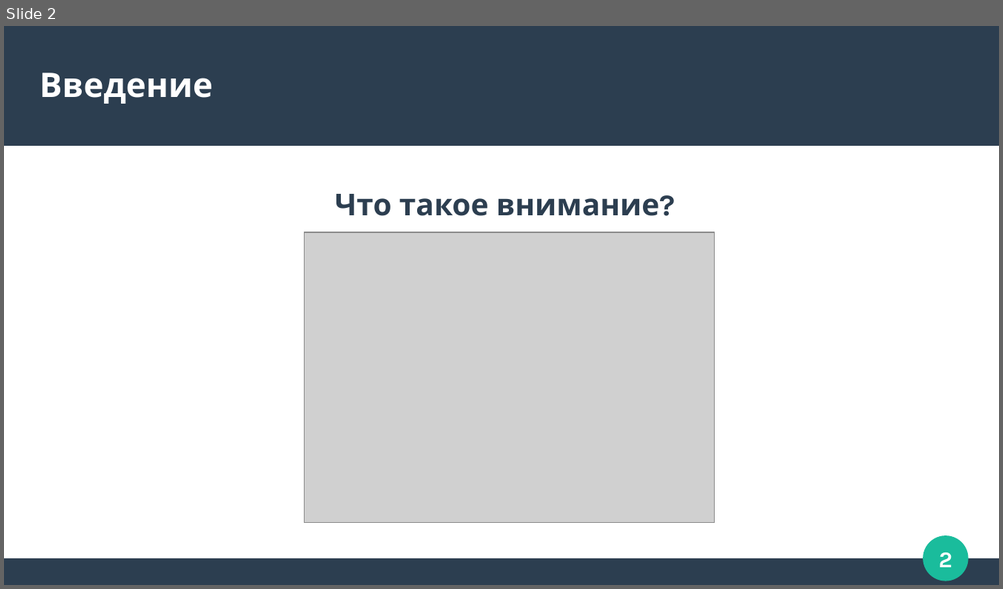
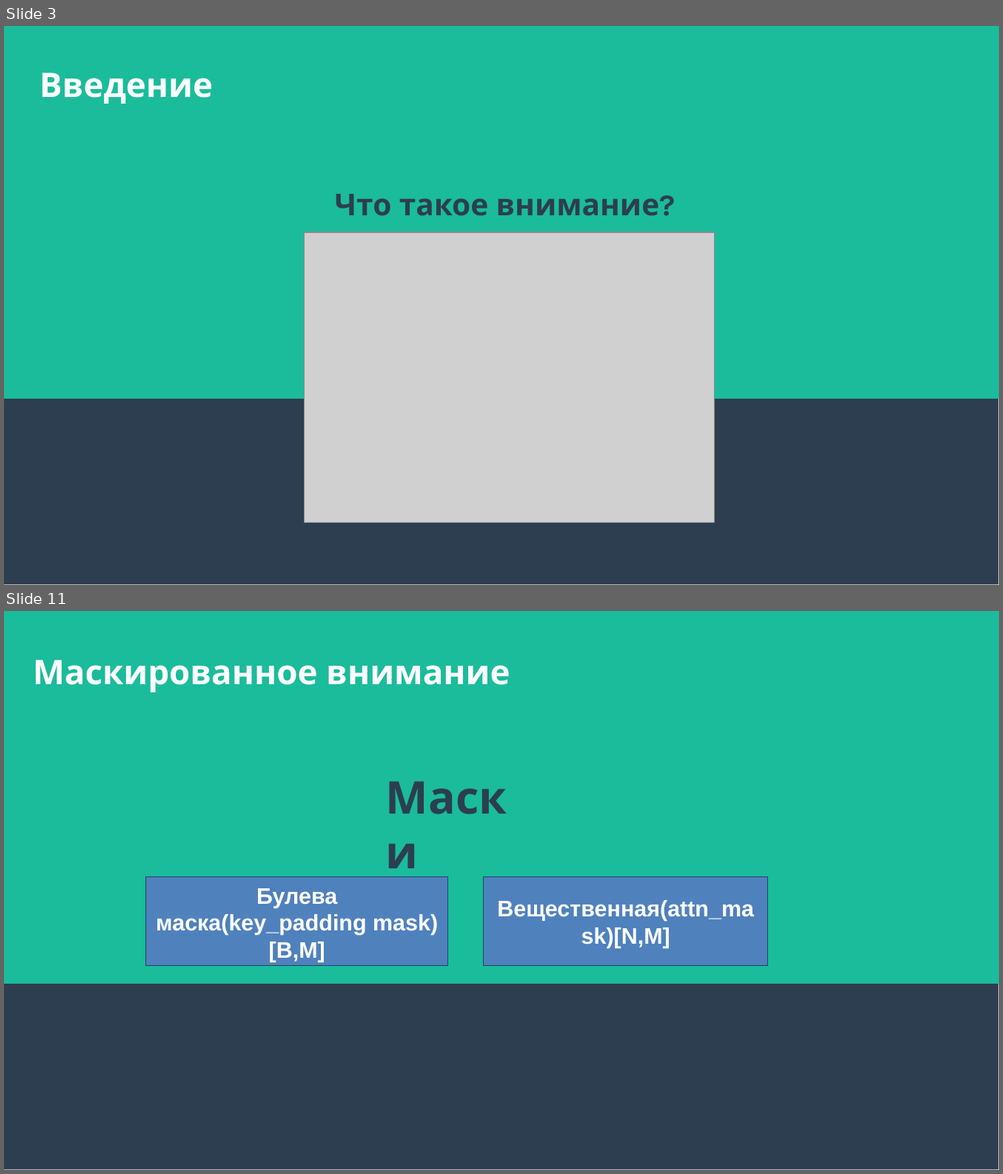
Before and after one commit to Zorinal/FilmBot, a slide deck: texts/Трансфомеры.pptx. Shown one above the other, each under a label of ours: slide 2 before the commit, slides 3 and 11 after it; the slides between them are not shown. The pictures are 1003x589 and 1003x1174 pixels, drawn with LibreOffice and Linux fonts; fonts in the diff are those of the drawing; grey boxes stand for pictures. Boxes give left, top, right and bottom in pixels: in the first picture for what was removed or moved away, otherwise in the second. Text is boxed around its words. In the diff, an @@ line names an element or a change of style, - is before the commit and + after.

```diff
--- a/texts/Трансфомеры.pptx
+++ b/texts/Трансфомеры.pptx
@@ slide 11 added at box(4, 611, 999, 1170), background #FFFFFF; not listed: 2 template elements that a slide beside it also shows @@
@@ text added at box(33, 660, 510, 692), 27 pt, text #FFFFFF, bold @@
+Маскированное внимание
@@ text added at box(377, 766, 537, 860), 36 pt, text #2C3E50, bold @@
+Маски
@@ rectangle added at box(145, 877, 447, 965), fill #4F81BD, outline #254061 0 pt @@
@@ text added at box(156, 889, 438, 963), 18 pt, text #FFFFFF, bold @@
+Булева маска(key_padding mask)[B,M]
@@ rectangle added at box(484, 877, 768, 965), fill #4F81BD, outline #254061 0 pt, 18 pt, text #FFFFFF, bold @@
+Вещественная(attn_mask)[N,M]
@@ what was slide 2 is now slide 3 @@
@@ slide 3 changed as well @@
@@ rectangle: place and size @@
-rectangle at box(4, 26, 999, 146)
+rectangle at box(4, 26, 999, 585)
@@ rectangle added at box(4, 26, 999, 399), fill #1ABC9C, outline #1ABC9C 0.85 pt @@
@@ ellipse removed at box(924, 537, 968, 581) @@
@@ page number removed at box(939, 553, 952, 568) @@
-2
@@ rectangle removed at box(4, 560, 999, 585) @@
```
Also in this commit, not shown: 5 other slides changed, 19 other slides added, 1 slide removed.
